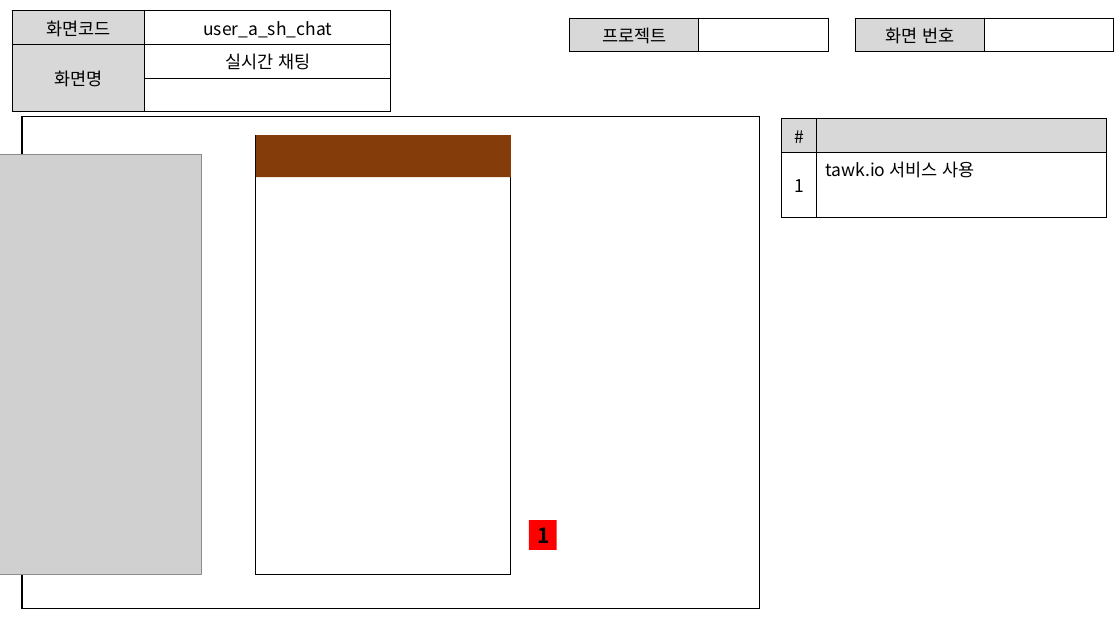
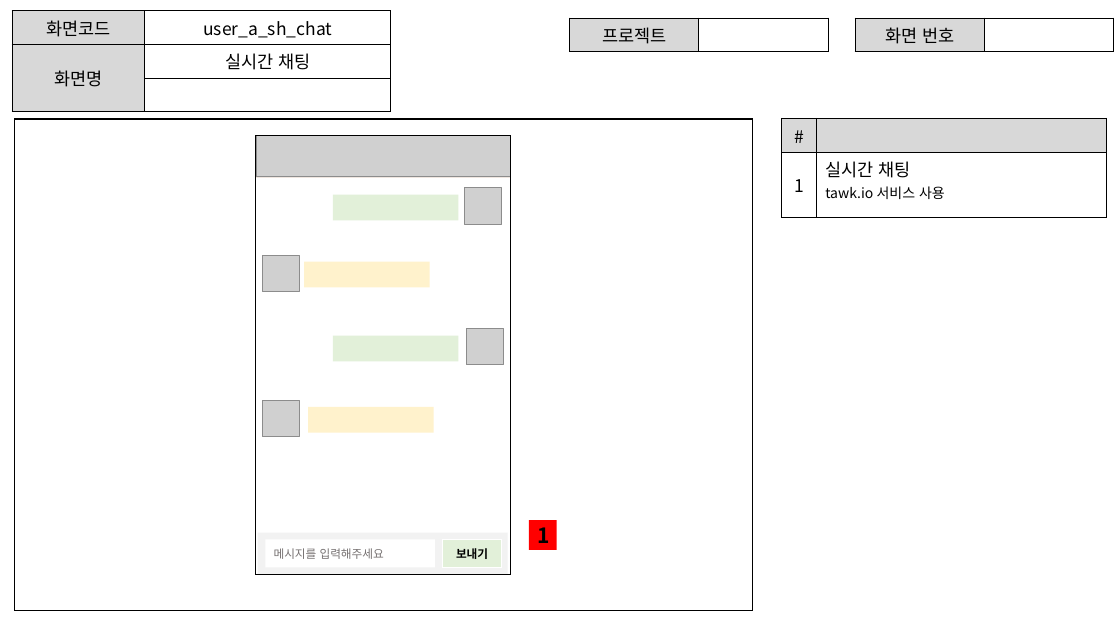
Before and after one commit to ezenteam2/EzenCrowdFunding, a slide deck: slide 6 of project03 화면설계서/project03 - 화면 설계서 - 서희.pptx. Drawn at 1120x630 pixels with LibreOffice and Linux fonts; fonts in the diff are those of the drawing; grey boxes stand for pictures. Boxes give left, top, right and bottom in pixels: in the first picture for what was removed or moved away, otherwise in the second. Text is boxed around its words. In the diff, an @@ line names an element or a change of style, - is before the commit and + after.

```diff
--- a/project03 화면설계서/project03 - 화면 설계서 - 서희.pptx
+++ b/project03 화면설계서/project03 - 화면 설계서 - 서희.pptx
@@ rectangle: place and size @@
-rectangle at [22,117,760,608]
+rectangle at [14,119,752,611]
@@ table at [782,118,1107,216] @@
-row 2, column 2: tawk.io 서비스 사용
+row 2, column 2: 실시간 채팅 / tawk.io 서비스 사용
@@ group added at [257,136,512,574]: 7 rectangles, 5 pictures @@
+메시지를 입력해주세요
+보내기
@@ picture removed at [0,155,202,575] @@
```
Also in this commit, not shown: 1 other slide changed, 2 slides added.
